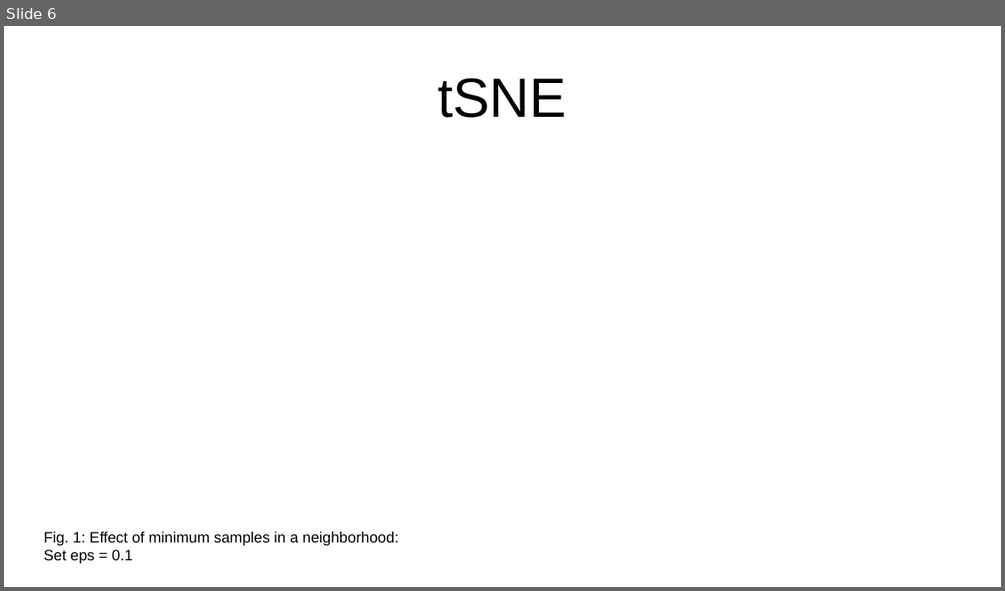
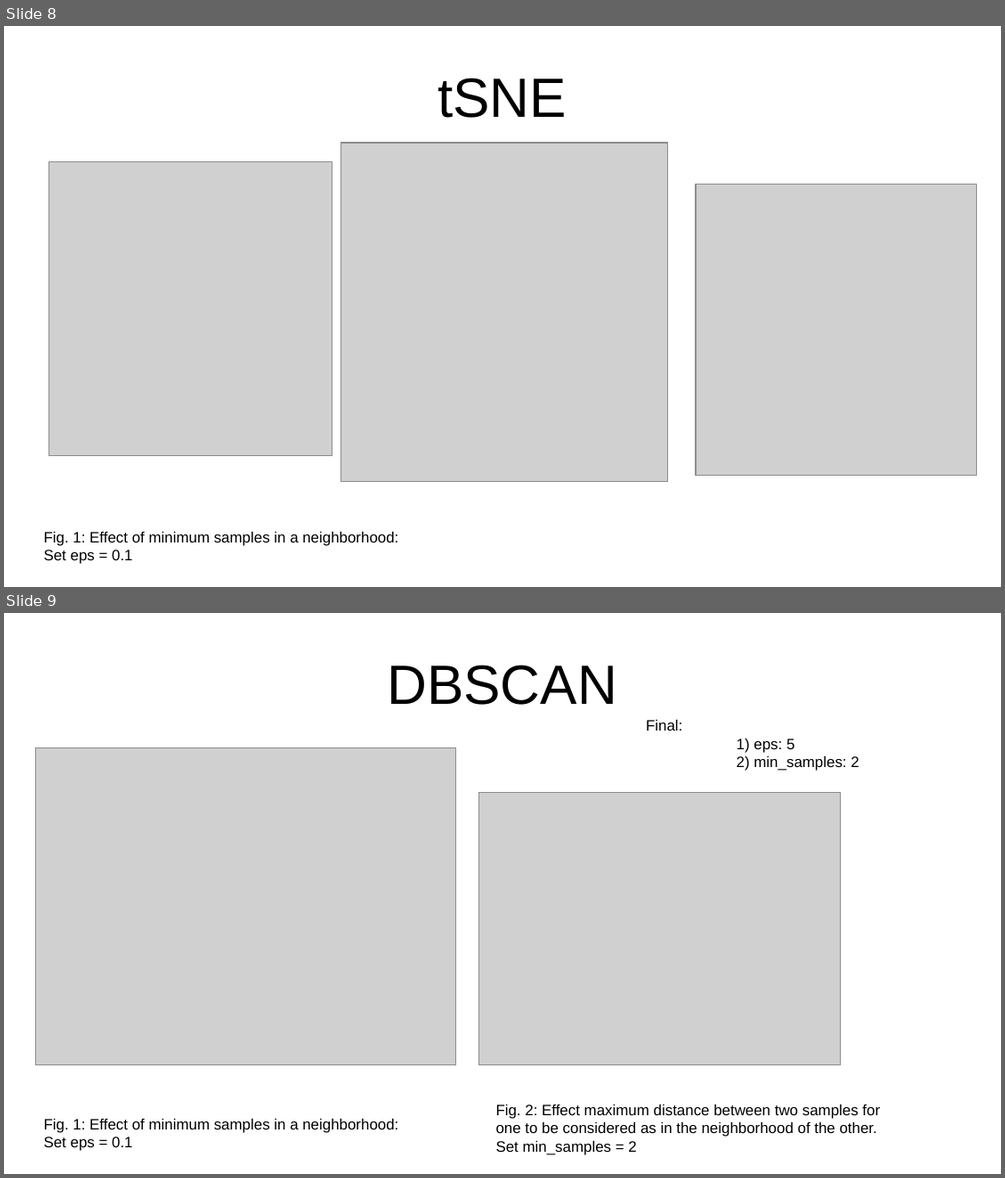
Before and after one commit to anabenitoterreros/TEPaat, a slide deck: reports/results_summary.pptx. Shown one above the other, each under a label of ours: slide 6 before the commit, slides 8 and 9 after it. The pictures are 1005x591 and 1005x1178 pixels, drawn with LibreOffice and Linux fonts; fonts in the diff are those of the drawing; grey boxes stand for pictures. Boxes give left, top, right and bottom in pixels: in the first picture for what was removed or moved away, otherwise in the second. Text is boxed around its words. In the diff, an @@ line names an element or a change of style, - is before the commit and + after.

```diff
--- a/reports/results_summary.pptx
+++ b/reports/results_summary.pptx
@@ slide 9 added at bbox=[4, 613, 1001, 1174], background #FFFFFF @@
@@ title added at bbox=[387, 665, 617, 705], 44 pt, text #000000 @@
+DBSCAN
@@ text added at bbox=[646, 719, 858, 771], 12 pt, text #000000 @@
+Final:
+1) eps: 5
+2) min_samples: 2
@@ picture added at bbox=[36, 748, 456, 1065] @@
@@ picture added at bbox=[479, 793, 841, 1065] @@
@@ text added at bbox=[44, 1118, 398, 1151], 12 pt, text #000000 @@
+Fig. 1: Effect of minimum samples in a neighborhood:
+Set eps = 0.1
@@ text added at bbox=[496, 1103, 880, 1155], 12 pt, text #000000 @@
+Fig. 2: Effect maximum distance between two samples for one to be considered as in the neighborhood of the other. Set min_samples = 2
@@ what was slide 6 is now slide 8 @@
@@ slide 8 changed as well @@
@@ picture added at bbox=[341, 143, 668, 482] @@
@@ picture added at bbox=[49, 161, 332, 456] @@
@@ picture added at bbox=[696, 184, 977, 475] @@
```
Also in this commit, not shown: 9 other slides added, 5 other files.
